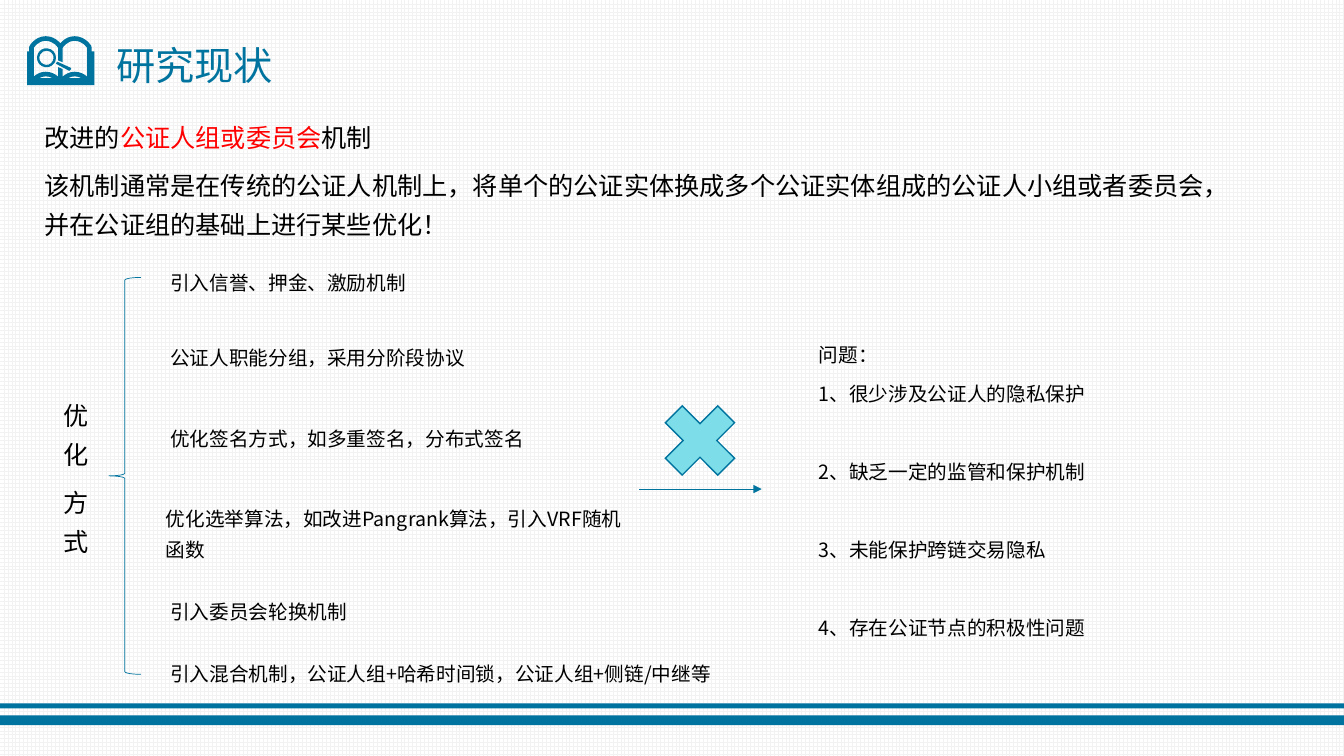
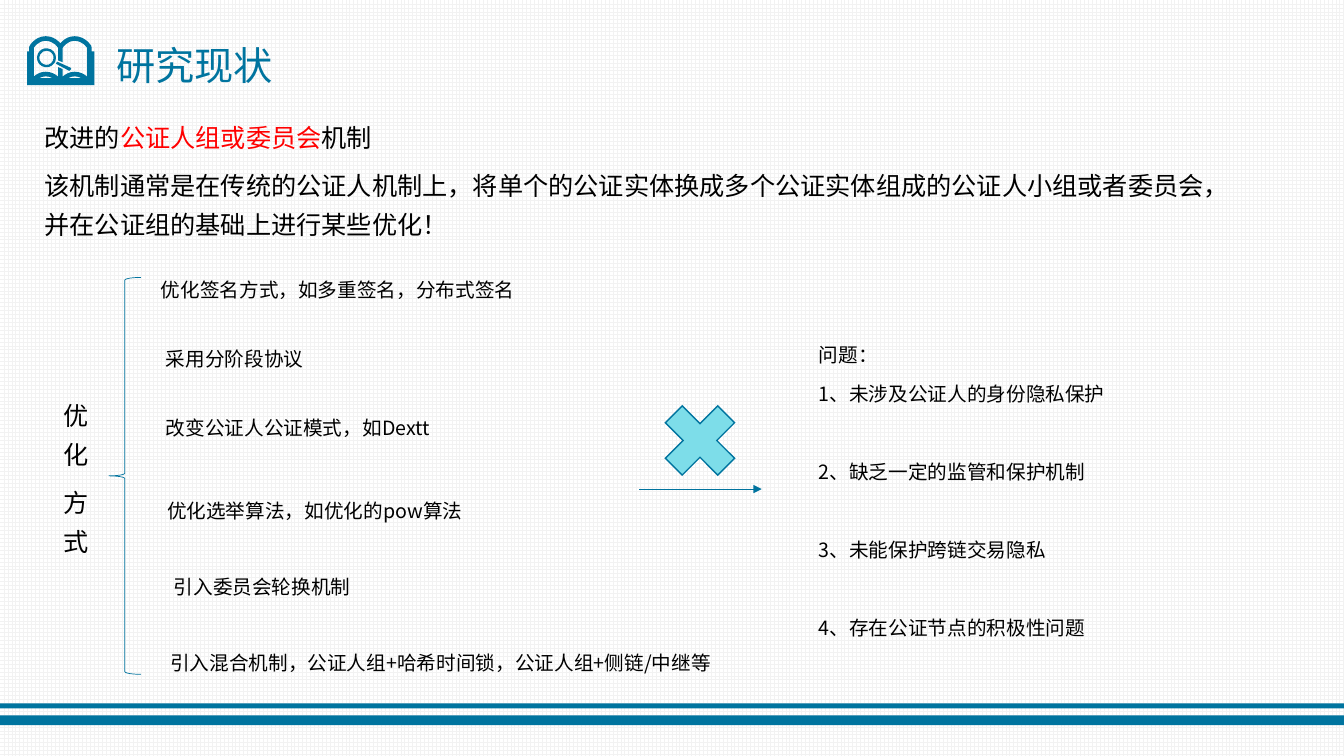
Before and after one commit to jiangquanli-0304/notary, a slide deck: slide 8 of 开题报告.pptx (slide 9 before the commit). Drawn at 1344x756 pixels with LibreOffice and Linux fonts; fonts in the diff are those of the drawing. Boxes give left, top, right and bottom in pixels: in the first picture for what was removed or moved away, otherwise in the second. Text is boxed around its words. In the diff, an @@ line names an element or a change of style, - is before the commit and + after.

```diff
--- a/开题报告.pptx
+++ b/开题报告.pptx
@@ text "优化签名方式，如多重签名，分布式签名": place and size @@
-text "优化签名方式，如多重签名，分布式签名" at bbox=[170, 429, 523, 448]
+text "优化签名方式，如多重签名，分布式签名" at bbox=[161, 280, 514, 299]
@@ text removed at bbox=[170, 273, 406, 292] @@
-引入信誉、押金、激励机制
@@ text at bbox=[166, 349, 303, 368]: text changed @@
-公证人职能分组，采用分阶段协议
+采用分阶段协议
@@ text at bbox=[819, 384, 1105, 403]: text changed @@
-1、很少涉及公证人的隐私保护
+1、未涉及公证人的身份隐私保护
@@ text added at bbox=[166, 418, 430, 437], 14 pt, text #000000 @@
+改变公证人公证模式，如Dextt
@@ text at bbox=[167, 501, 462, 523]: text changed @@
-优化选举算法，如改进Pangrank算法，引入VRF随机函数
+优化选举算法，如优化的pow算法
@@ text "引入委员会轮换机制": place and size @@
-text "引入委员会轮换机制" at bbox=[170, 602, 347, 621]
+text "引入委员会轮换机制" at bbox=[174, 577, 351, 596]
@@ text "引入混合机制，公证人组+哈希时间锁，公证人组+侧链/中继等": place and size @@
-text "引入混合机制，公证人组+哈希时间锁，公证人组+侧链/中继等" at bbox=[170, 664, 710, 685]
+text "引入混合机制，公证人组+哈希时间锁，公证人组+侧链/中继等" at bbox=[170, 653, 710, 674]
```
Also in this commit, not shown: 12 other slides changed, 1 slide added, 2 slides removed, 6 other files.
